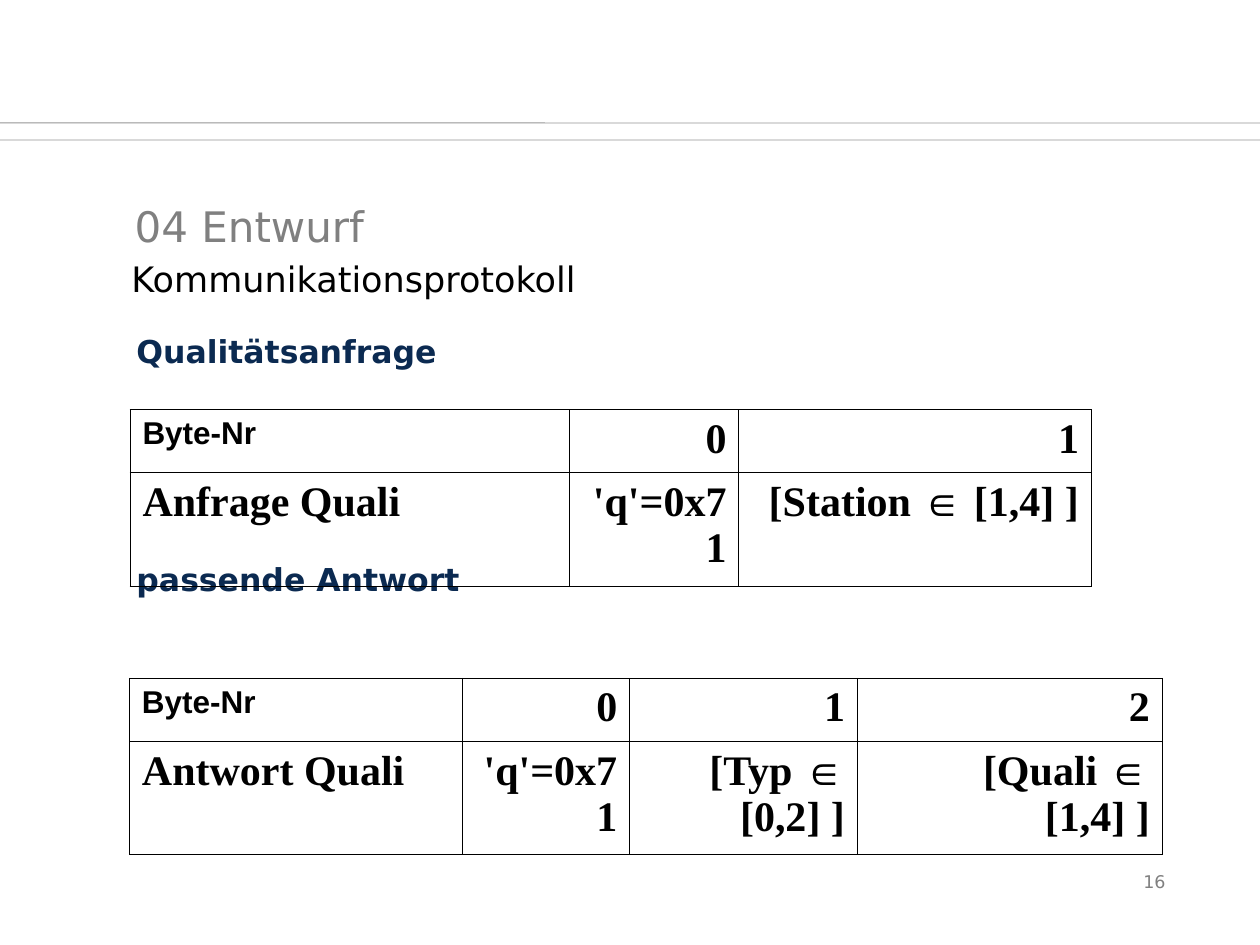
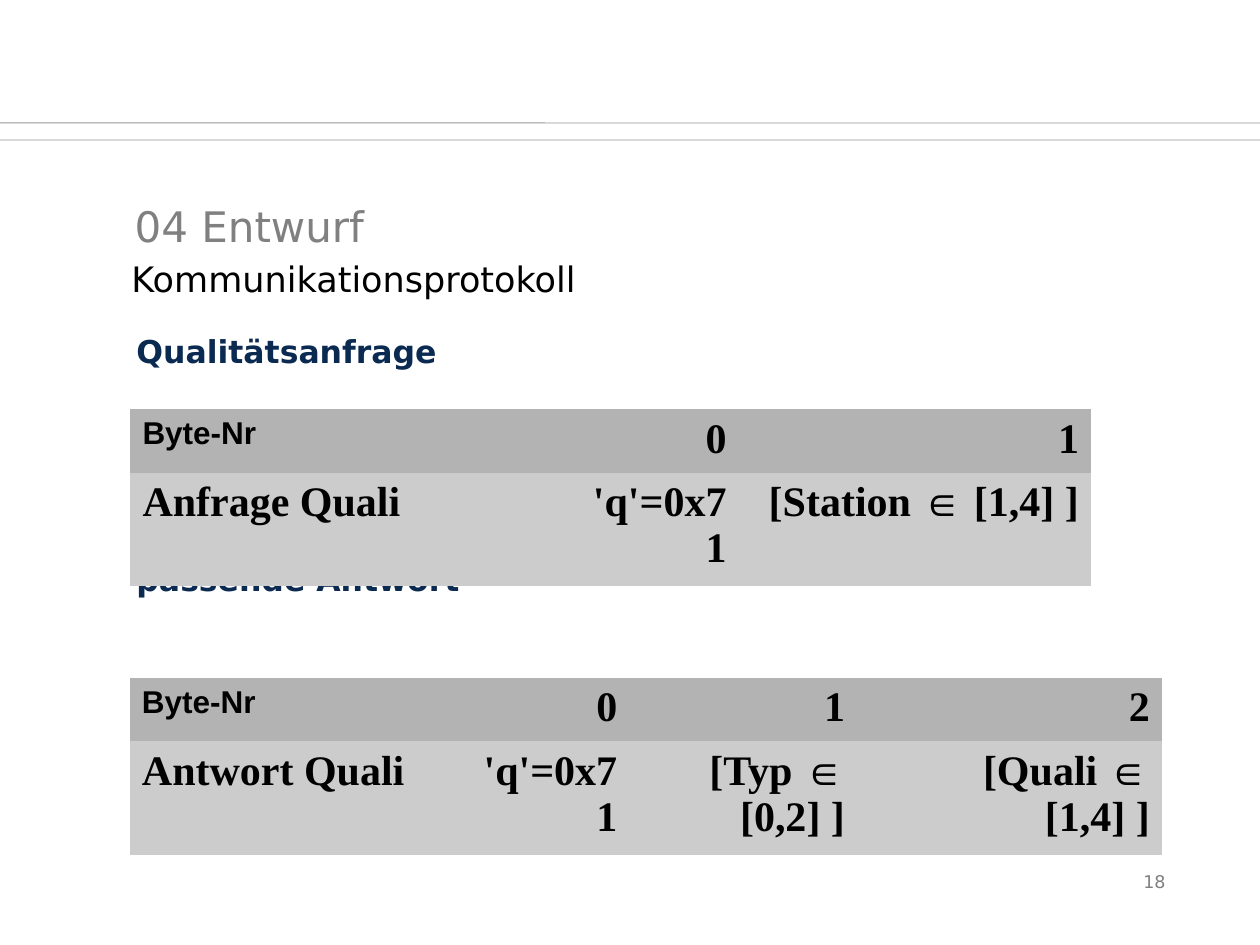
Before and after one commit to SaSteDD/ees_StegStef, a slide deck: slide 18 of präsi/btwf.odp (slide 16 before the commit). Drawn at 1260x945 pixels with LibreOffice and Linux fonts; fonts in the diff are those of the drawing; background and template pictures are left out. Boxes give left, top, right and bottom in pixels: in the first picture for what was removed or moved away, otherwise in the second. Text is boxed around its words. In the diff, an @@ line names an element or a change of style, - is before the commit and + after.

```diff
--- a/präsi/btwf.odp
+++ b/präsi/btwf.odp
@@ table at box(130, 410, 1091, 566) @@
@@ fill none to #B3B3B3 in row 1 @@
@@ fill none to #CCCCCC in row 2 @@
@@ borders changed @@
@@ table at box(130, 678, 1163, 842) @@
@@ fill none to #B3B3B3 in row 1 @@
@@ fill none to #CCCCCC in row 2 @@
@@ borders changed @@
@@ page number at box(1143, 875, 1165, 888): text changed @@
-16
+18
```
Also in this commit, not shown: 10 other slides changed, 5 slides added, 2 slides removed, 11 other files.
